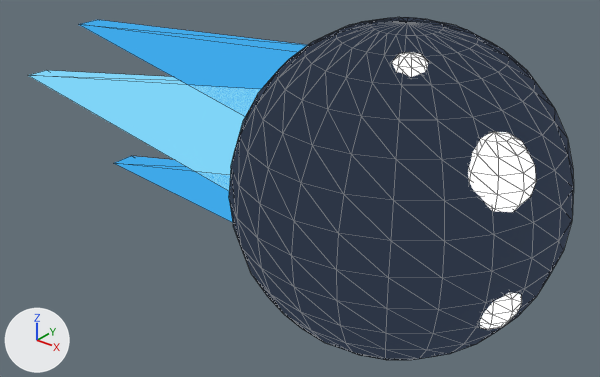
A saved change to the glTF model assets/models3d/sat_comet.glb.
One viewpoint serves both versions: a 50 mm lens placed at (1.067, -1.266, 0.712), pointed at (0.017, 0.047, -0.102). Every picture has the same lights, and +X, +Y and +Z are marked at lower left. The older version comes first. Mesh edges are drawn as thin lines. Where no turn or scale is listed for an object, it has been applied to the vertices.

Objects in the first picture: 'chunk0', 'chunk1', 'chunk2', 'head.003_ol', 'tail0', 'tail1', 'tail2'.
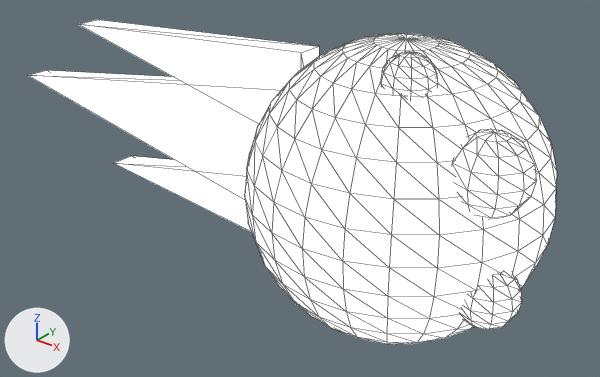
Boxes [x1, y1, x2, y2] around the edits, measured in the pictures (600 x 377 px):
'head.003_ol', deleted: before [229, 17, 574, 360]
'tail0', recoloured (cyan to white): [28, 70, 261, 191] in both
'tail1', recoloured (blue to white): [78, 20, 307, 116] in both
'tail2', recoloured (blue to white): [114, 156, 233, 223] in both
'head.003', unchanged, uncovered by the edit: after [245, 33, 557, 344]
'chunk2', unchanged, uncovered by the edit: before [392, 52, 428, 77]; after [381, 52, 438, 99]

What changed in the scene script:
```text
Change mat_s_tail1:
    remove mat_s_tail1.emission_color = (0.212, 0.658, 0.93)  # cyan #7fd4f7
Change mat_s_tail2:
    remove mat_s_tail2.emission_color = (0.0497, 0.392, 0.807)  # blue #3fa8e8
Change mat_s_tail3:
    remove mat_s_tail3.emission_color = (0.0497, 0.392, 0.807)  # blue #3fa8e8
Remove ob_head_003_ol:
    ob_head_003_ol = bpy.data.objects.new('head.003_ol', me_head_005)
    ob_head_003_ol.location = (0.3, 0.0, 0.0)
```
